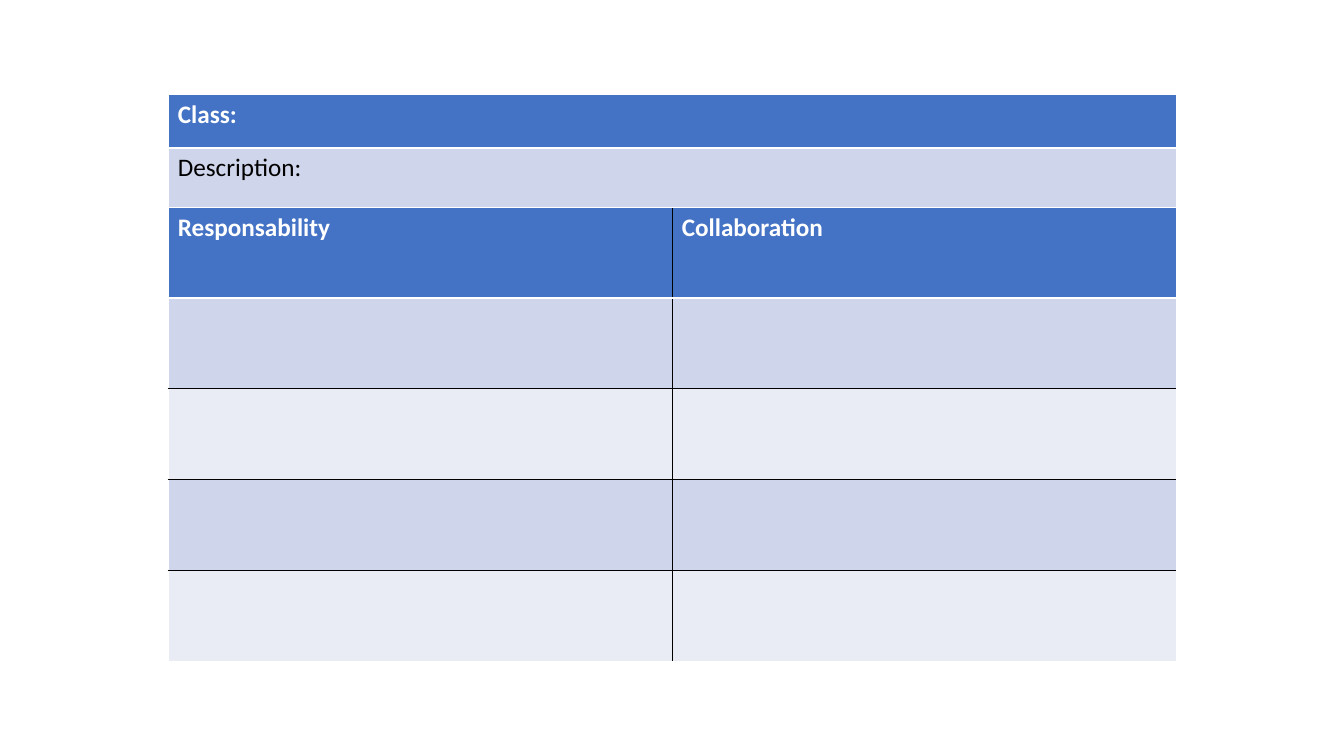
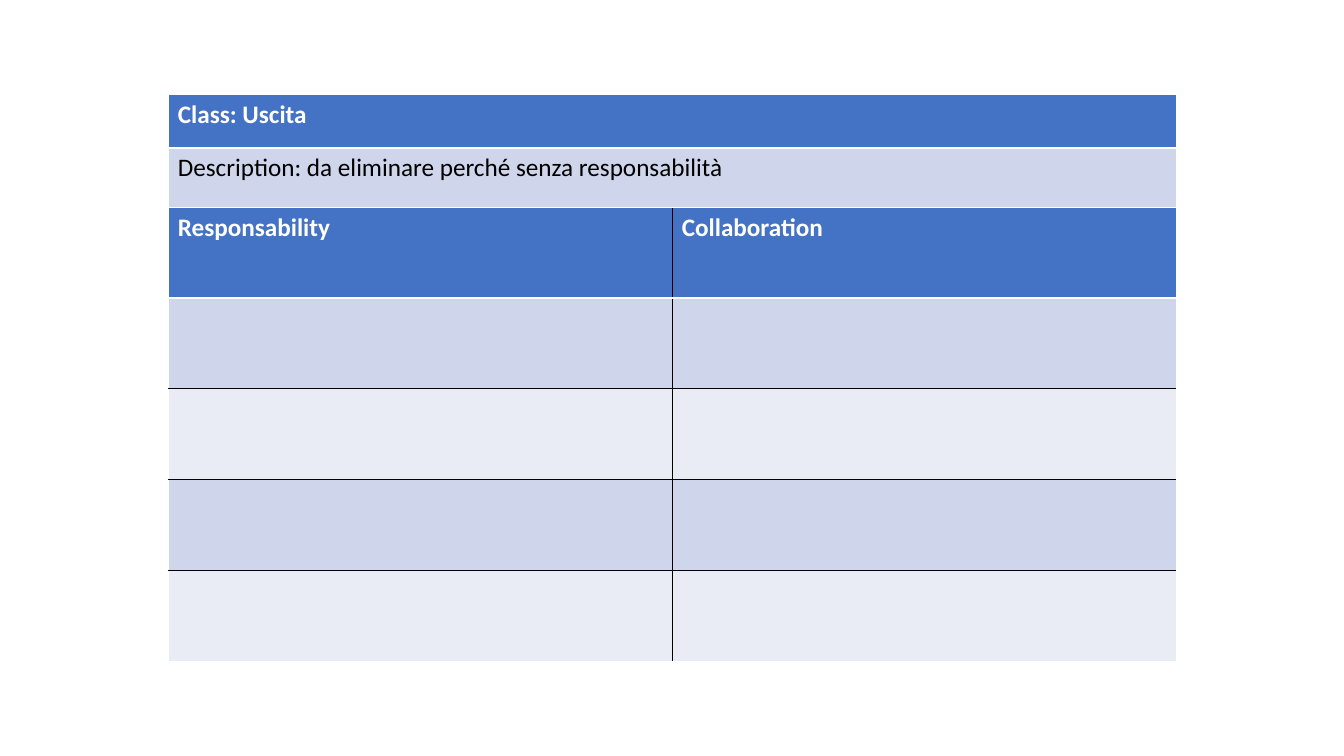
Before and after one commit to ecorradini/ProgettoIDS, a slide deck: slide 9 of AnalisiRequisiti/CRC/UT4/crc.ppt (slide 4 before the commit). Drawn at 1344x756 pixels with LibreOffice and Linux fonts; fonts in the diff are those of the drawing. Boxes give left, top, right and bottom in pixels: in the first picture for what was removed or moved away, otherwise in the second. Text is boxed around its words. In the diff, an @@ line names an element or a change of style, - is before the commit and + after.

```diff
--- a/AnalisiRequisiti/CRC/UT4/crc.ppt
+++ b/AnalisiRequisiti/CRC/UT4/crc.ppt
@@ table at [168, 95, 1176, 207] @@
-row 1, column 1: Class:
+row 1, column 1: Class: Uscita
-row 2, column 1: Description:
+row 2, column 1: Description: da eliminare perché senza responsabilità
```
Also in this commit, not shown: 4 other slides changed, 5 slides added, 1 other file.
